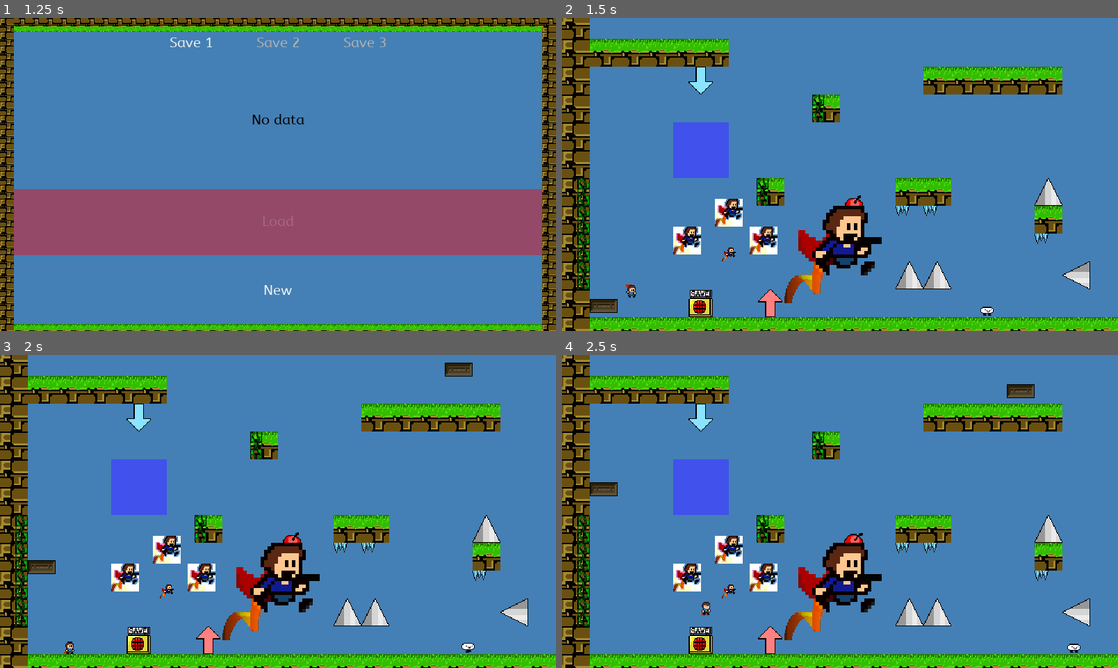
Above: before the commit, frames 1-4 (two rows, left to right).
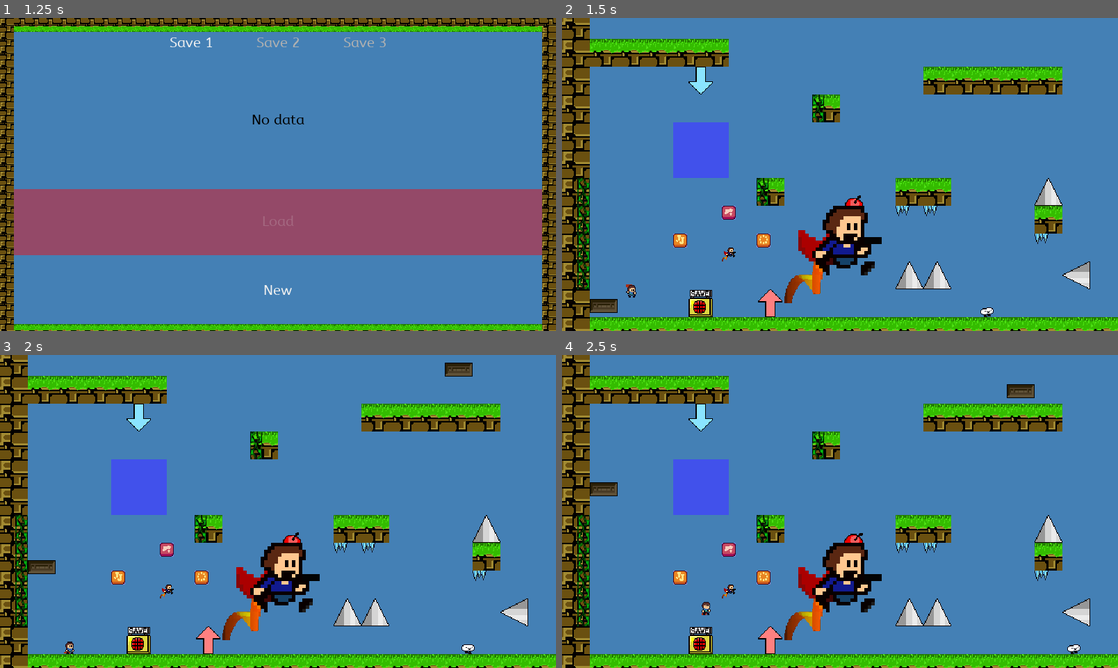
Above: after the commit, the same moments.

Repository: Smartkin/i-wanna-go-through-time-game-jam-edition
Game: Godot game, scene res://Rooms/Title.tscn
The game is run twice, just before and just after one commit, with the same random seed, the same clock (stepped at 60 frames per second) and the same inputs. Sound files missing from this copy of the repository are replaced by a short silence.
Inputs (mouse positions are in pixels of both pictures, inside the frame that each line leads up to):
- Up to frame 1 (1.25 s): click "Start Game" at 0.5 s
- Up to frame 2 (1.5 s): click "New" at 1.25 s
- Up to frame 3 (2 s): no input
- Up to frame 4 (2.5 s): tap Enter at 2 s; move the mouse to (962, 495) at 2.02 s; hold Right (right) from 2.03 s (still down); tap X (dash) at 2.1 s; click (962, 495) at 2.17 s; tap Shift (jump) at 2.27 s

Frame 1 is identical in both runs. In frame 2, 1.3% of the frame differs, in the area x 20-78%, y 57-96%; in frame 3, 1.3%, in the area x 20-86%, y 57-96%; in frame 4, 1.3%.

Commit message:
Have taggy bounce off the walls

Diff:
--- a/Objects/Enemies/Goomba.tscn
+++ b/Objects/Enemies/Goomba.tscn
@@ -106,7 +106,7 @@
 position = Vector2( 8, 8 )
 frames = SubResource( 10 )
 animation = "walk"
-frame = 3
+frame = 2
 playing = true
 
 [node name="Hitbox" type="Area2D" parent="."]
@@ -126,6 +126,7 @@
 
 [node name="Jumpbox" type="Area2D" parent="."]
 collision_layer = 0
+priority = 1.0
 
 [node name="CollisionShape2D" type="CollisionShape2D" parent="Jumpbox"]
 position = Vector2( 8, 6 )
--- a/Objects/Items/Ability.tscn
+++ b/Objects/Items/Ability.tscn
@@ -1,18 +1,19 @@
 [gd_scene load_steps=5 format=2]
 
-[ext_resource path="res://icon.png" type="Texture" id=1]
+[ext_resource path="res://Sprites/UI/abitlity_icons.png" type="Texture" id=1]
 [ext_resource path="res://Scripts/Items/Ability.gd" type="Script" id=2]
 
 [sub_resource type="CanvasItemMaterial" id=1]
 blend_mode = 4
 
 [sub_resource type="RectangleShape2D" id=2]
-extents = Vector2( 56, 56 )
+extents = Vector2( 8, 8 )
 
 [node name="Ability" type="Sprite" groups=["Saved"]]
 material = SubResource( 1 )
-position = Vector2( 56, 56 )
+position = Vector2( 8, 8 )
 texture = ExtResource( 1 )
+hframes = 8
 script = ExtResource( 2 )
 __meta__ = {
 "_edit_group_": true
--- a/Scripts/Enemies/Goomba.gd
+++ b/Scripts/Enemies/Goomba.gd
@@ -8,7 +8,7 @@
 
 func _when_walk(delta: float, binds: Array):
 	move_and_collide(Vector2(speed, 0) * delta)
-	move_and_slide(Vector2.ZERO)
+	move_and_slide(Vector2.ZERO, Vector2.UP)
 	if _on_edge() or is_on_wall():
 		speed = -speed
 		$Sprite.flip_h = speed < 0
--- a/Scripts/Items/Ability.gd
+++ b/Scripts/Items/Ability.gd
@@ -1,3 +1,4 @@
+tool
 class_name Ability
 extends Sprite
 
@@ -5,26 +6,55 @@
 enum ABILITIES {
 	DOUBLE_JUMP,
 	SHOOT,
+	DASH,
 	DOT_KID,
-	DASH,
+	BOUNCY_BULLETS,
+	CRIT_SHOTS,
 	HEALTH_1,
 	HEALTH_2,
 	HEALTH_3,
 	HEALTH_4,
 	HEALTH_5,
+	GUN_1,
+	GUN_2,
+	GUN_3,
+	GUN_4,
 	INVALID = -1
 }
 export(ABILITIES) var id = ABILITIES.INVALID
 
+func _ready():
+	if id == ABILITIES.INVALID:
+		return
+	_change_sprite()
+
+func _process(delta: float):
+	if Engine.editor_hint and id != ABILITIES.INVALID:
+		_change_sprite()
+
+func _change_sprite():
+	if (not range(ABILITIES.HEALTH_1, ABILITIES.GUN_4 + 1).has(id)):
+		frame = id
+	else:
+		if (range(ABILITIES.HEALTH_1, ABILITIES.HEALTH_5 + 1).has(id)):
+			frame = 6
+		else:
+			frame = 7
+
+
 func _on_scene_built() -> void:
+	if Engine.editor_hint:
+		return
 	if WorldController.check_item(id) and id != -1:
 		queue_free()
 
 func _on_Area2D_body_entered(body):
-	if id == -1:
+	if id == ABILITIES.INVALID or Engine.editor_hint:
 		return
-	if (range(ABILITIES.HEALTH_1, ABILITIES.HEALTH_5).has(id)):
+	if (range(ABILITIES.HEALTH_1, ABILITIES.HEALTH_5 + 1).has(id)):
 		WorldController.cur_save_data.health += 1
+	if (range(ABILITIES.GUN_1, ABILITIES.GUN_4 + 1).has(id)):
+		WorldController.cur_save_data.gun_power += 1
 	WorldController.save_item(id)
 	WorldController.save_game()
 	queue_free()
--- a/Scripts/WorldController.gd
+++ b/Scripts/WorldController.gd
@@ -29,6 +29,7 @@
 	"playerPosX": 0, # JSON doesn't support Vector2
 	"playerPosY": 0,
 	"health": 1,
+	"gun_power": 1,
 	"deaths": 0,
 	"time": {
 		"hours": 0,
--- a/TestBed.tscn
+++ b/TestBed.tscn
@@ -30,19 +30,18 @@
 position = Vector2( 80, 656 )
 
 [node name="Ability" parent="." instance=ExtResource( 18 )]
-position = Vector2( 144, 616 )
-scale = Vector2( 0.285714, 0.285714 )
+position = Vector2( 136, 616 )
 id = 0
 
 [node name="Ability2" parent="." instance=ExtResource( 18 )]
 position = Vector2( 232, 616 )
-scale = Vector2( 0.285714, 0.285714 )
+frame = 4
 id = 4
 
 [node name="Ability3" parent="." instance=ExtResource( 18 )]
 position = Vector2( 192, 584 )
-scale = Vector2( 0.285714, 0.285714 )
-id = 3
+frame = 7
+id = 14
 
 [node name="Tiles" parent="." instance=ExtResource( 1 )]
 cell_size = Vector2( 32, 32 )
@@ -180,5 +179,6 @@
 position = Vector2( 480, 281 )
 
 [node name="Goomba" parent="." instance=ExtResource( 20 )]
-position = Vector2( 464, 686 )
+position = Vector2( 464, 688 )
+moving_platform_apply_velocity_on_leave = 2
 speed = 100
